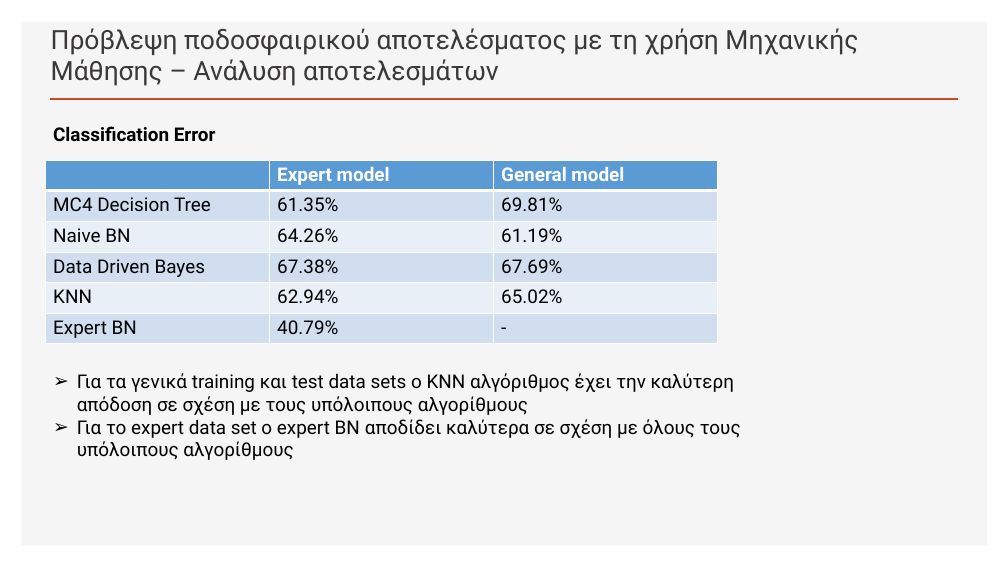
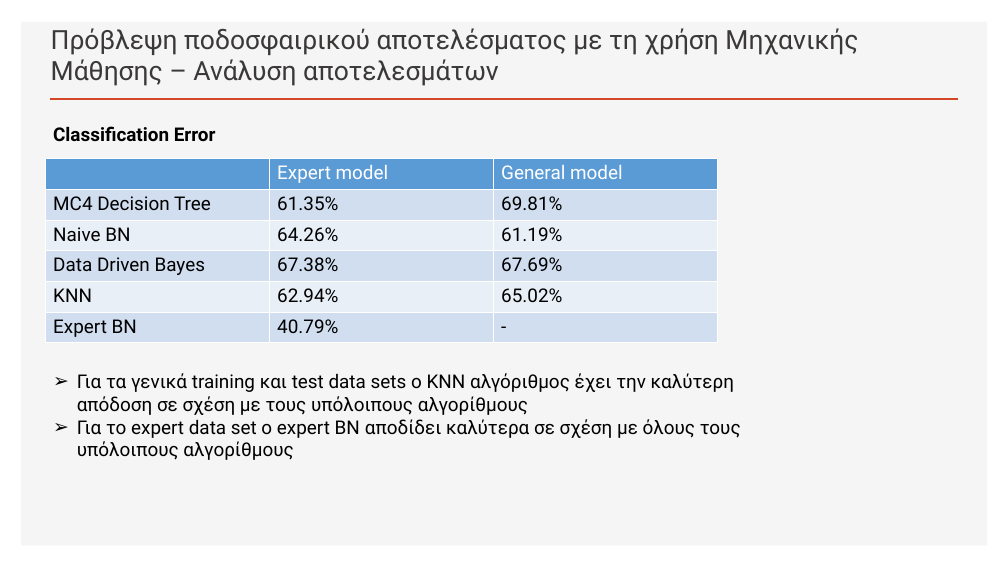
Before and after one commit to nikosbampis/Machine-Learning, a slide deck: slide 7 of machine-learning-12-13.pptx. Drawn at 1008x567 pixels with LibreOffice and Linux fonts; fonts in the diff are those of the drawing. Boxes give left, top, right and bottom in pixels: in the first picture for what was removed or moved away, otherwise in the second. Text is boxed around its words. In the diff, an @@ line names an element or a change of style, - is before the commit and + after.

```diff
--- a/machine-learning-12-13.pptx
+++ b/machine-learning-12-13.pptx
@@ table at [45,159,717,343] @@
@@ bold off in "Expert model", "General model" @@
```
Also in this commit, not shown: 3 other slides changed, 4 slides added, 5 slides removed.
